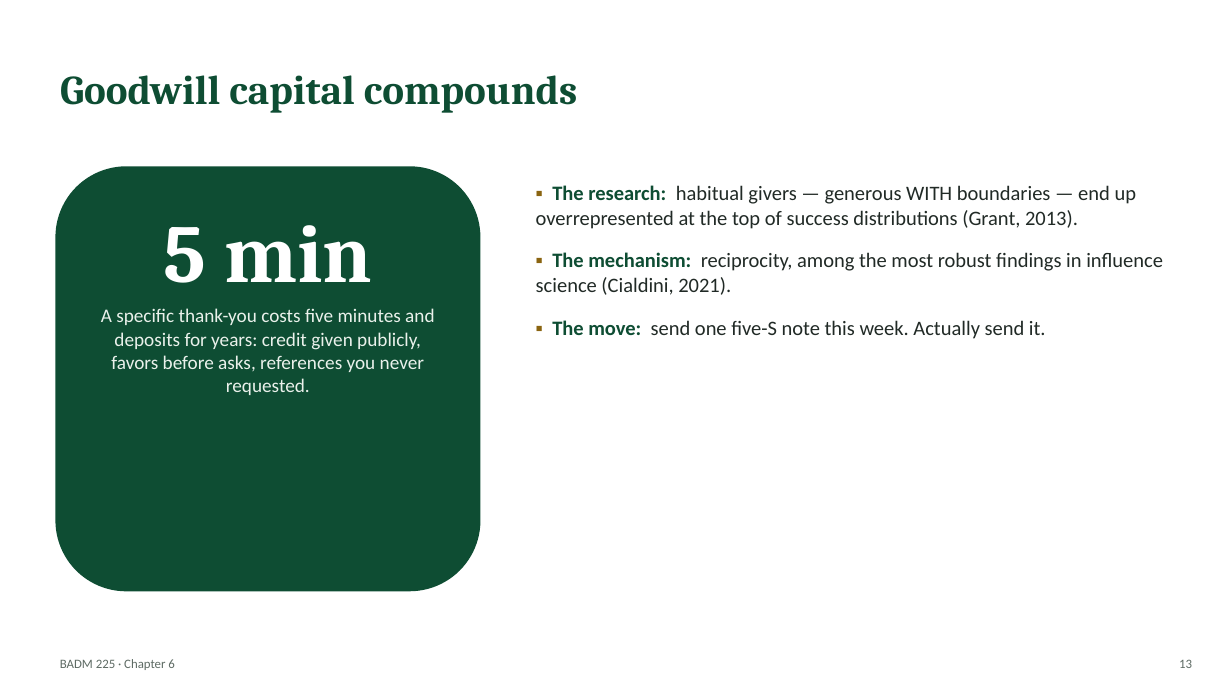
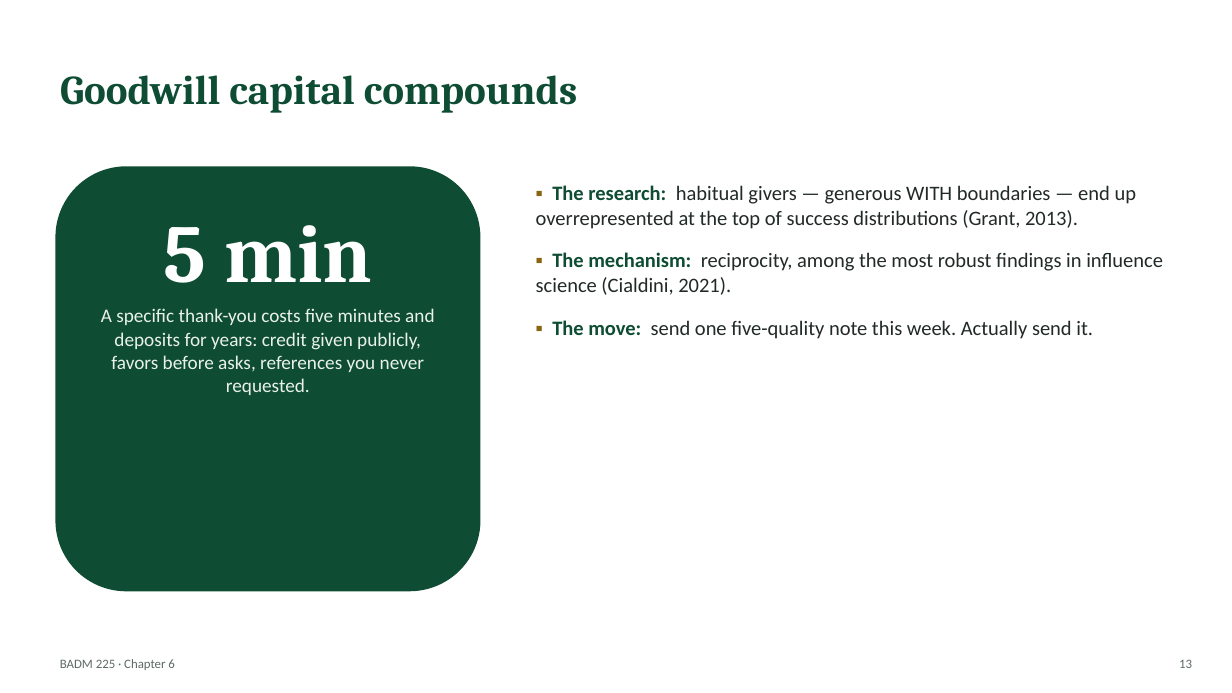
Before and after one commit to dbussan/badm-225, a slide deck: slide 13 of slides/ch06-positive-and-neutral-messages.pptx. Drawn at 1232x693 pixels with LibreOffice and Linux fonts; fonts in the diff are those of the drawing. Boxes give left, top, right and bottom in pixels: in the first picture for what was removed or moved away, otherwise in the second. Text is boxed around its words. In the diff, an @@ line names an element or a change of style, - is before the commit and + after.

```diff
--- a/slides/ch06-positive-and-neutral-messages.pptx
+++ b/slides/ch06-positive-and-neutral-messages.pptx
@@ text at (552, 320, 1093, 339): text changed @@
-▪ The move: send one five-S note this week. Actually send it.
+▪ The move: send one five-quality note this week. Actually send it.
```
Also in this commit, not shown: 5 other slides changed, 44 other files.
